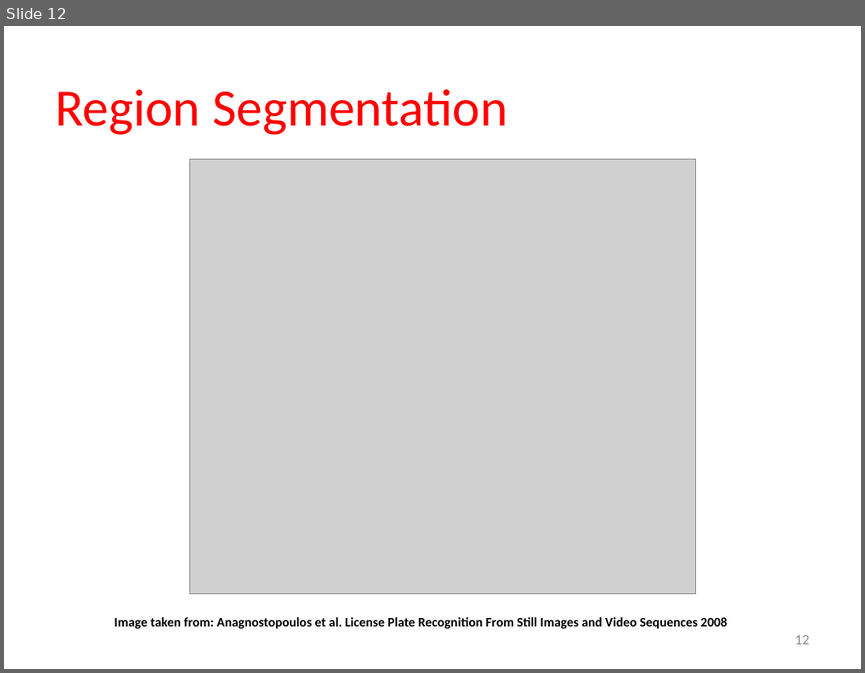
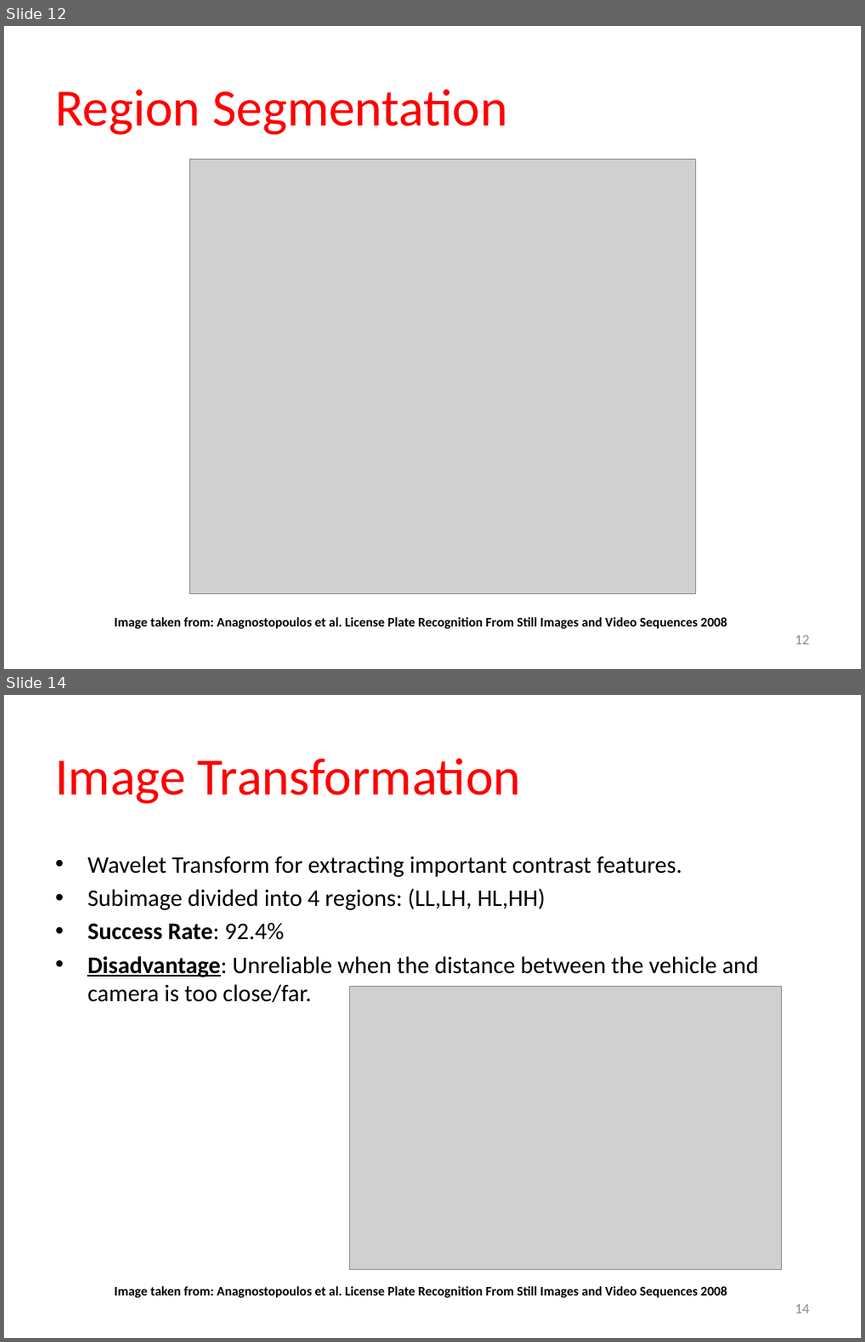
Before and after one commit to thecoderoaster/ECG795, a slide deck: Project/LicensePlateSurveyPresentation_4252013.pptx. Shown one above the other, each under a label of ours: slide 12 before the commit, slides 12 and 14 after it; the slides between them are not shown. The pictures are 865x673 and 865x1342 pixels, drawn with LibreOffice and Linux fonts; fonts in the diff are those of the drawing; grey boxes stand for pictures. Boxes give left, top, right and bottom in pixels: in the first picture for what was removed or moved away, otherwise in the second. Text is boxed around its words. In the diff, an @@ line names an element or a change of style, - is before the commit and + after.

```diff
--- a/Project/LicensePlateSurveyPresentation_4252013.pptx
+++ b/Project/LicensePlateSurveyPresentation_4252013.pptx
@@ slide 14 added at <box>4,695,861,1338</box>, background #FFFFFF @@
@@ title added at <box>55,758,521,804</box>, 44 pt, text #FF0000 @@
+Image Transformation
@@ text added at <box>87,856,759,1003</box>, 20 pt, text #000000 @@
+• Wavelet Transform for extracting important contrast features.
+• Subimage divided into 4 regions: (LL,LH, HL,HH)
+• Success Rate: 92.4%
+• Disadvantage: Unreliable when the distance between the vehicle and camera is too close/far.
@@ picture added at <box>350,987,782,1269</box> @@
@@ text added at <box>114,1286,726,1298</box>, 11 pt, text #000000, bold @@
+Image taken from: Anagnostopoulos et al. License Plate Recognition From Still Images and Video Sequences 2008
@@ page number added at <box>794,1304,809,1313</box>, 12 pt, text #8C8C8C @@
+14
```
Also in this commit, not shown: 1 slide changed, 6 other slides added.
